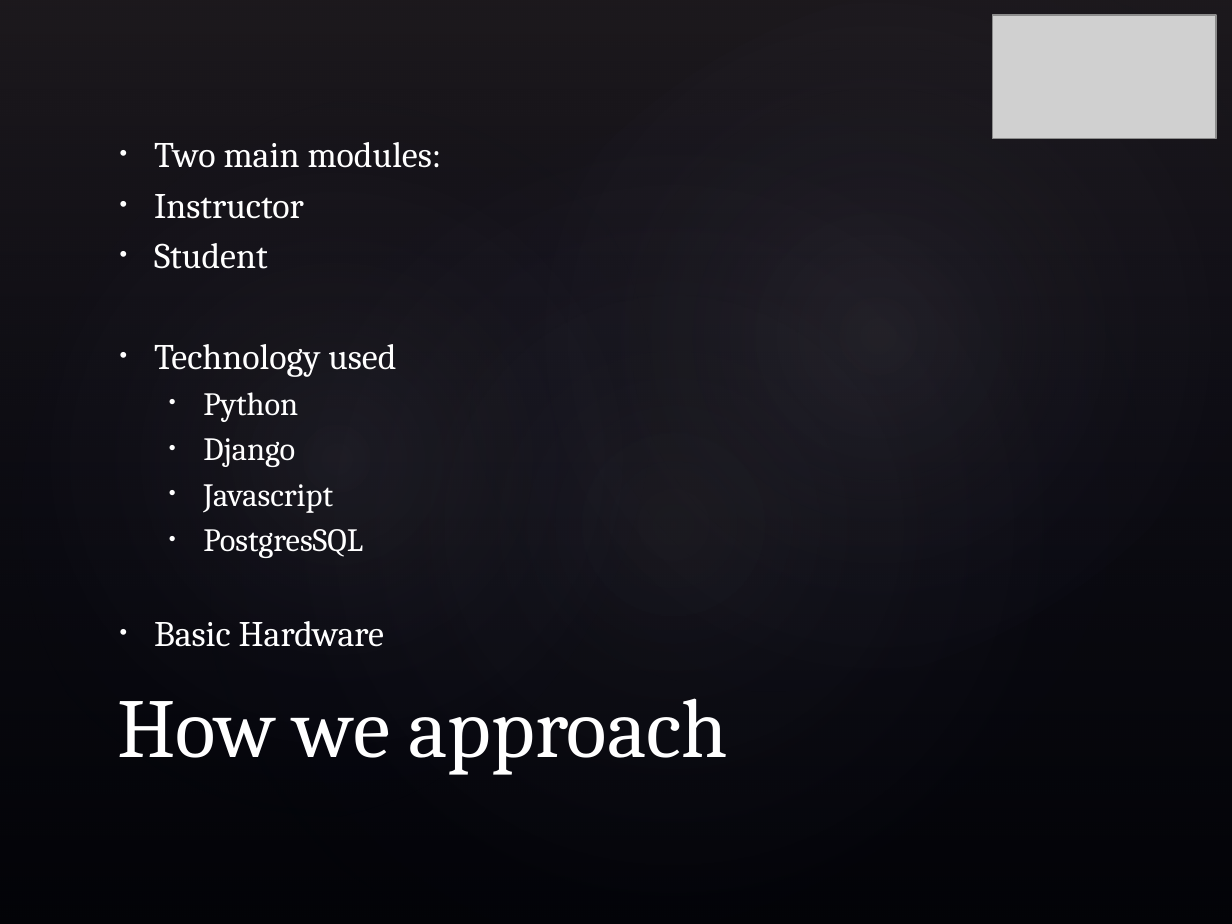
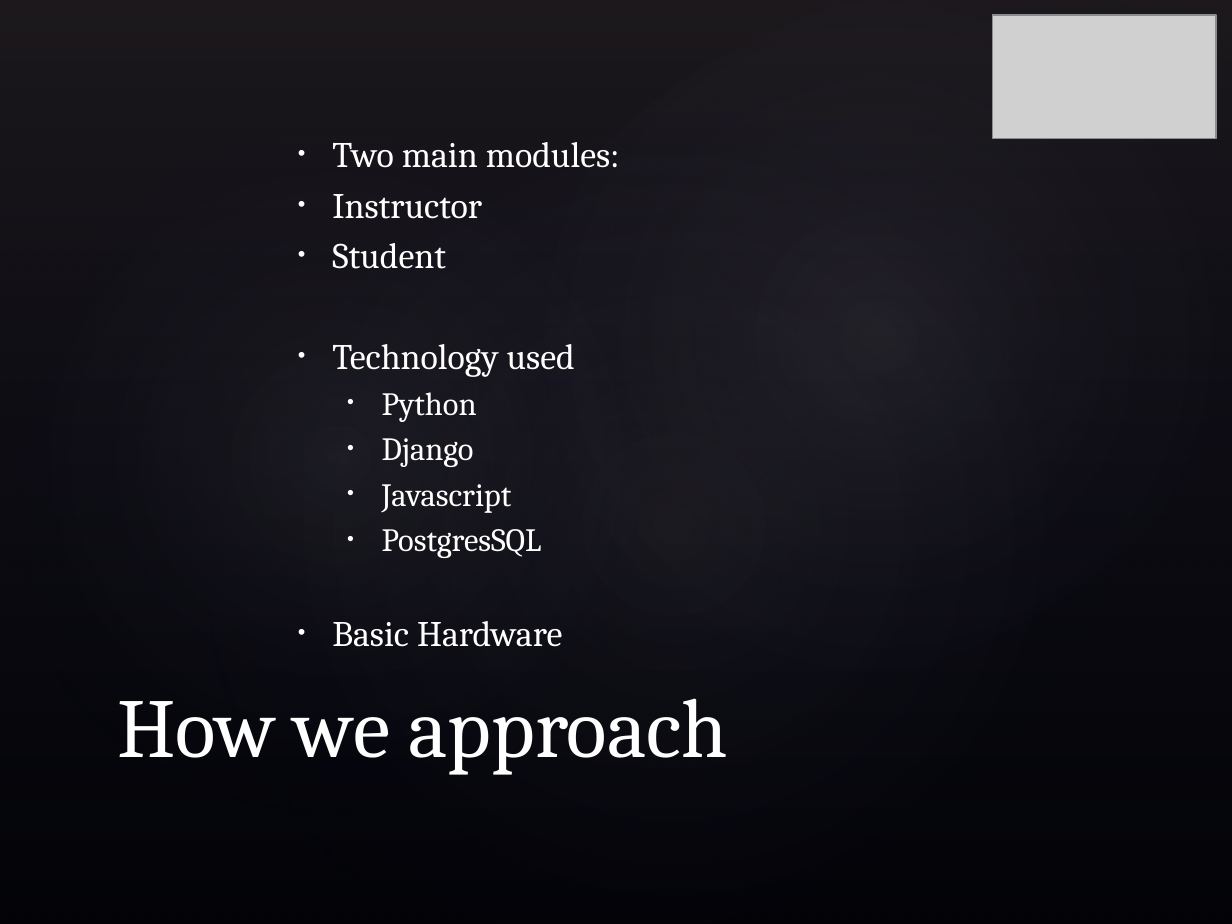
Before and after one commit to hadimuhammad/InPress, a slide deck: slide 4 of Documentation/Presentation.pptx. Drawn at 1232x924 pixels with LibreOffice and Linux fonts; fonts in the diff are those of the drawing; grey boxes stand for pictures; background and template pictures are left out. Boxes give left, top, right and bottom in pixels: in the first picture for what was removed or moved away, otherwise in the second. Text is boxed around its words. In the diff, an @@ line names an element or a change of style, - is before the commit and + after.

```diff
--- a/Documentation/Presentation.pptx
+++ b/Documentation/Presentation.pptx
@@ text "Two main modules:": place and size @@
-text "Two main modules:" at box(154, 142, 442, 647)
+text "Two main modules:" at box(332, 142, 620, 647)
```
Also in this commit, not shown: 2 other slides changed.
